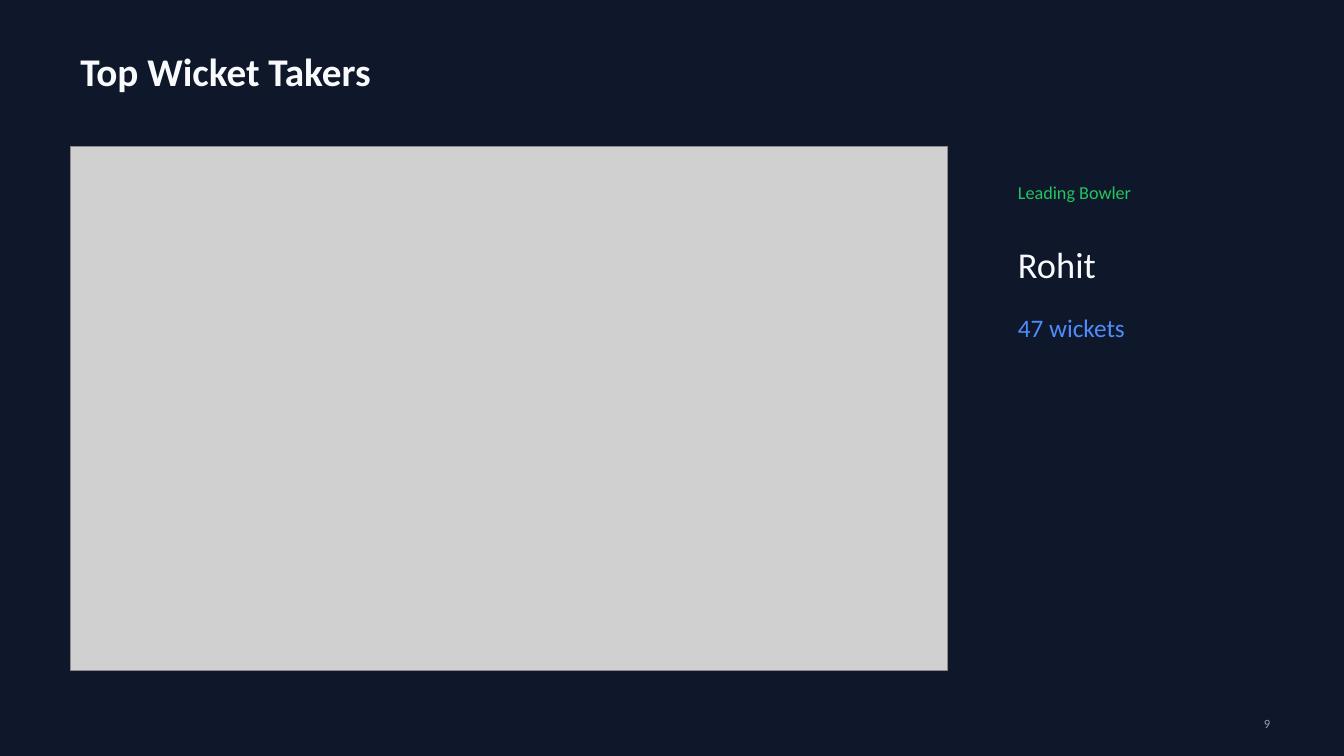
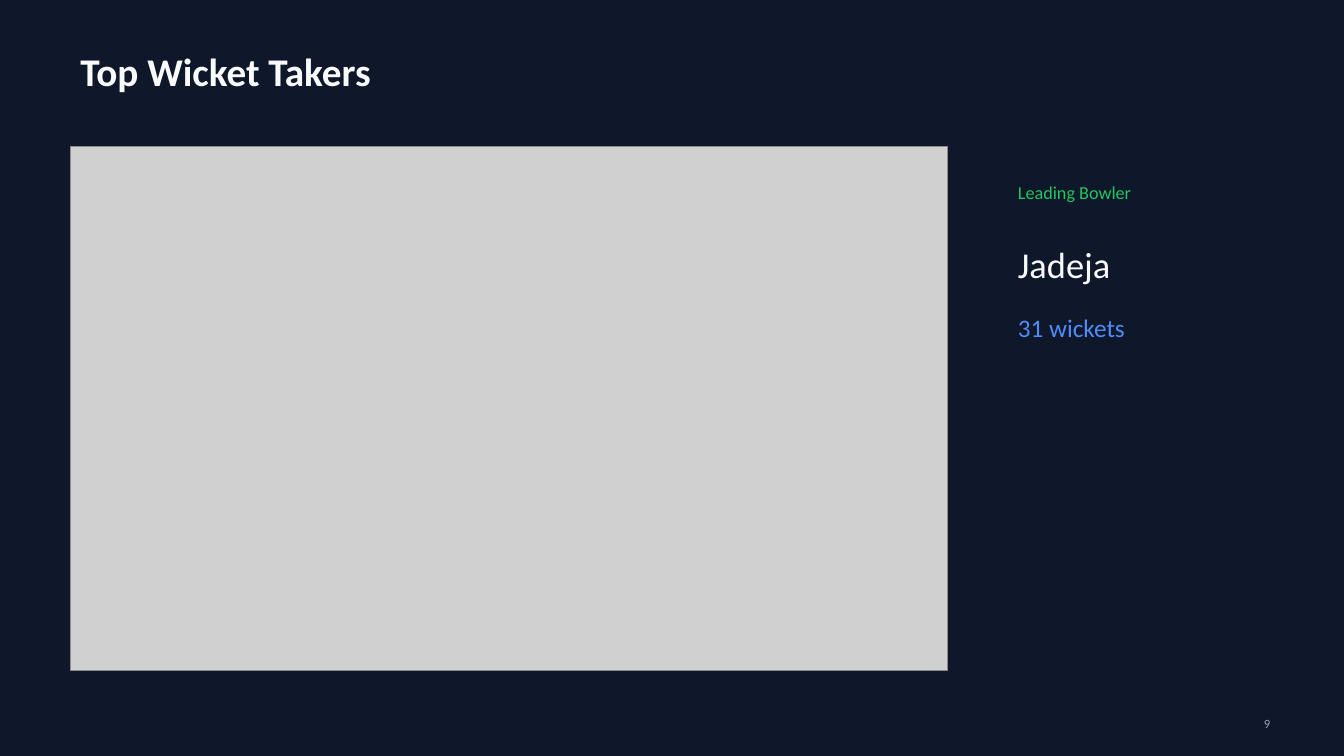
Before and after one commit to yashnikam17/sports-performance-dashboard, a slide deck: slide 9 of deliverables/Sports_Performance_Analytics_Dashboard_Presentation.pptx. Drawn at 1344x756 pixels with LibreOffice and Linux fonts; fonts in the diff are those of the drawing; grey boxes stand for pictures. Boxes give left, top, right and bottom in pixels: in the first picture for what was removed or moved away, otherwise in the second. Text is boxed around its words. In the diff, an @@ line names an element or a change of style, - is before the commit and + after.

```diff
--- a/deliverables/Sports_Performance_Analytics_Dashboard_Presentation.pptx
+++ b/deliverables/Sports_Performance_Analytics_Dashboard_Presentation.pptx
@@ text at [1018, 252, 1110, 285]: text changed @@
-Rohit
+Jadeja
@@ text at [1018, 319, 1125, 337]: text changed @@
-47 wickets
+31 wickets
```
Also in this commit, not shown: 3 other slides changed, 10 other files.
